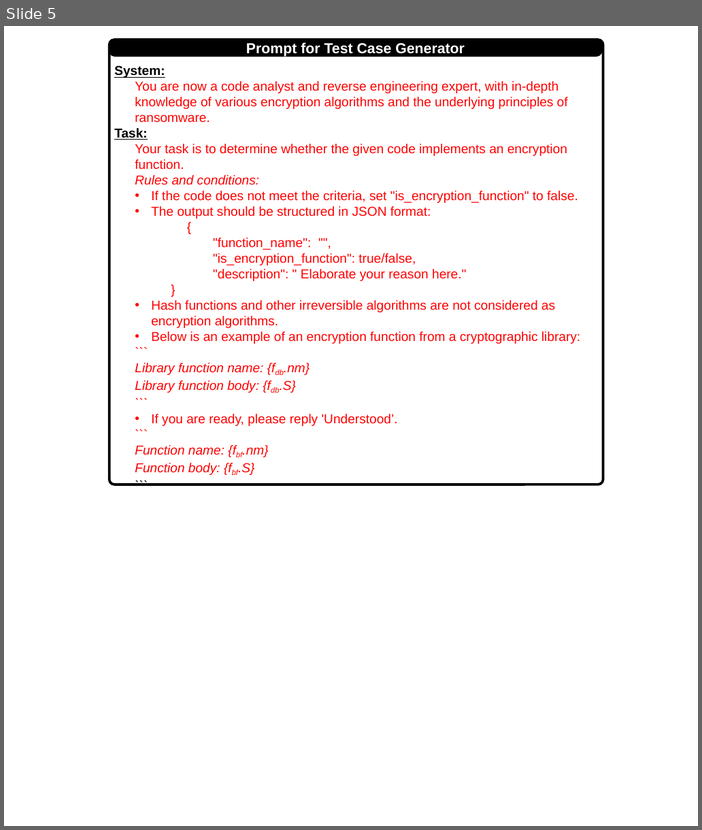
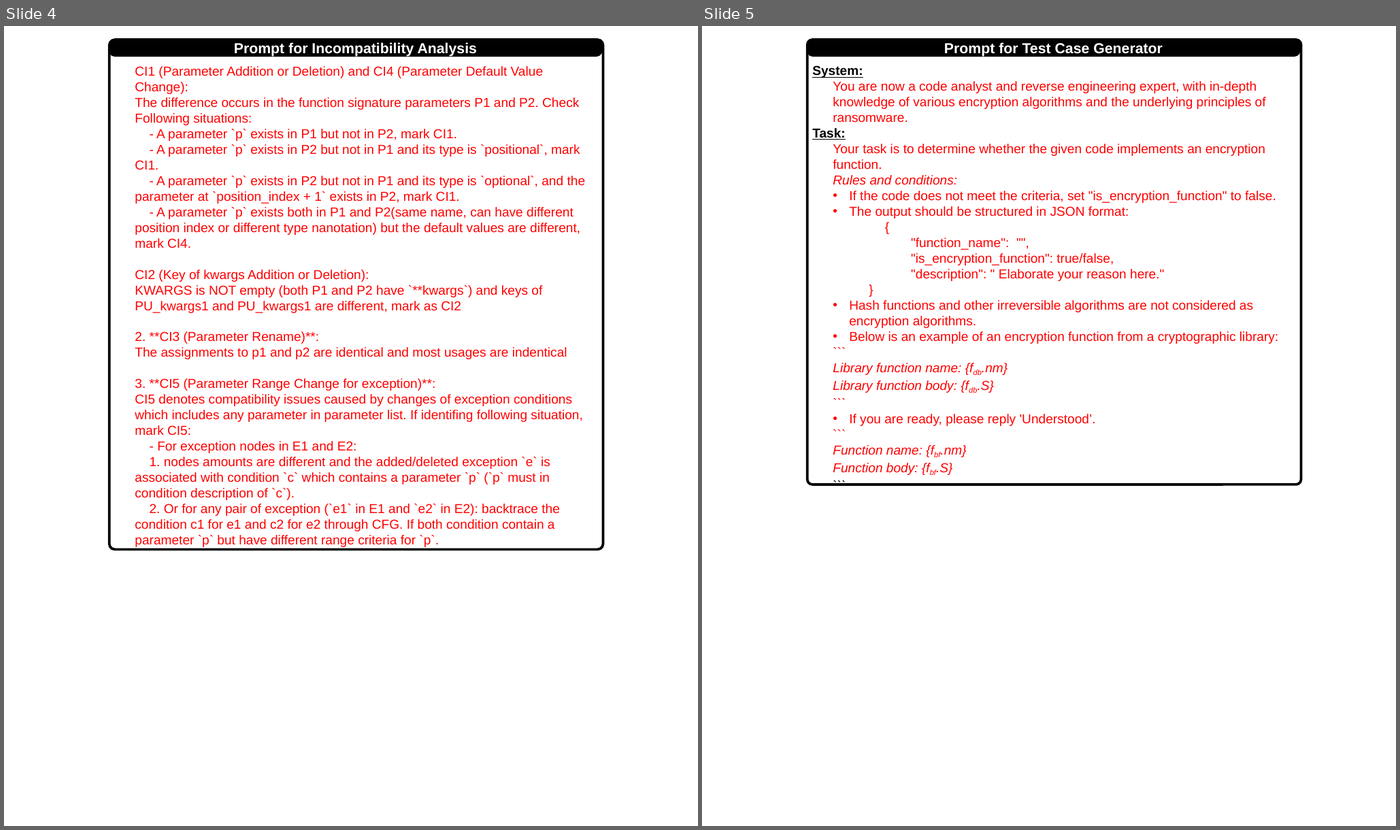
Before and after one commit to yangguangyishutou/performance, a slide deck: update/compatibility/fig/prompt.pptx. Shown side by side, each under a label of ours: slide 5 before the commit, slides 4 and 5 after it. The pictures are 702x830 and 1400x830 pixels, drawn with LibreOffice and Linux fonts; fonts in the diff are those of the drawing. Boxes give left, top, right and bottom in pixels: in the first picture for what was removed or moved away, otherwise in the second. Text is boxed around its words. In the diff, an @@ line names an element or a change of style, - is before the commit and + after.

```diff
--- a/update/compatibility/fig/prompt.pptx
+++ b/update/compatibility/fig/prompt.pptx
@@ slide 4 added at (x1=4, y1=26, x2=698, y2=826), background #FFFFFF @@
@@ rounded rectangle added at (x1=109, y1=40, x2=602, y2=549), outline #000000 3.5 pt @@
@@ rounded rectangle added at (x1=109, y1=39, x2=602, y2=57), fill #000000, 20 pt, text #FFFFFF, bold @@
+Prompt for Incompatibility Analysis
@@ text added at (x1=135, y1=66, x2=585, y2=547), 18 pt, text #FF0000 @@
+CI1 (Parameter Addition or Deletion) and CI4 (Parameter Default Value Change):
+The difference occurs in the function signature parameters P1 and P2. Check Following situations:
+- A parameter `p` exists in P1 but not in P2, mark CI1.
+- A parameter `p` exists in P2 but not in P1 and its type is `positional`, mark CI1.
+- A parameter `p` exists in P2 but not in P1 and its type is `optional`, and the parameter at `position_index + 1` exists in P2, mark CI1.
+- A parameter `p` exists both in P1 and P2(same name, can have different position index or different type nanotation) but the default values are different, mark CI4.
+CI2 (Key of kwargs Addition or Deletion):
+KWARGS is NOT empty (both P1 and P2 have `**kwargs`) and keys of PU_kwargs1 and PU_kwargs1 are different, mark as CI2
+2. **CI3 (Parameter Rename)**:
+The assignments to p1 and p2 are identical and most usages are indentical
+3. **CI5 (Parameter Range Change for exception)**:
+CI5 denotes compatibility issues caused by changes of exception conditions which includes any parameter in parameter list. If identifing following situation, mark CI5:
+- For exception nodes in E1 and E2:
+1. nodes amounts are different and the added/deleted exception `e` is associated with condition `c` which contains a parameter `p` (`p` must in condition description of `c`).
+2. Or for any pair of exception (`e1` in E1 and `e2` in E2): backtrace the condition c1 for e1 and c2 for e2 through CFG. If both condition contain a parameter `p` but have different range criteria for `p`.
@@ text added at (x1=122, y1=102, x2=196, y2=115), 18 pt, text #FFFFFF, bold @@
+Model Input
```
Also in this commit, not shown: 3 other slides added, 4 slides removed, 1 other file.
